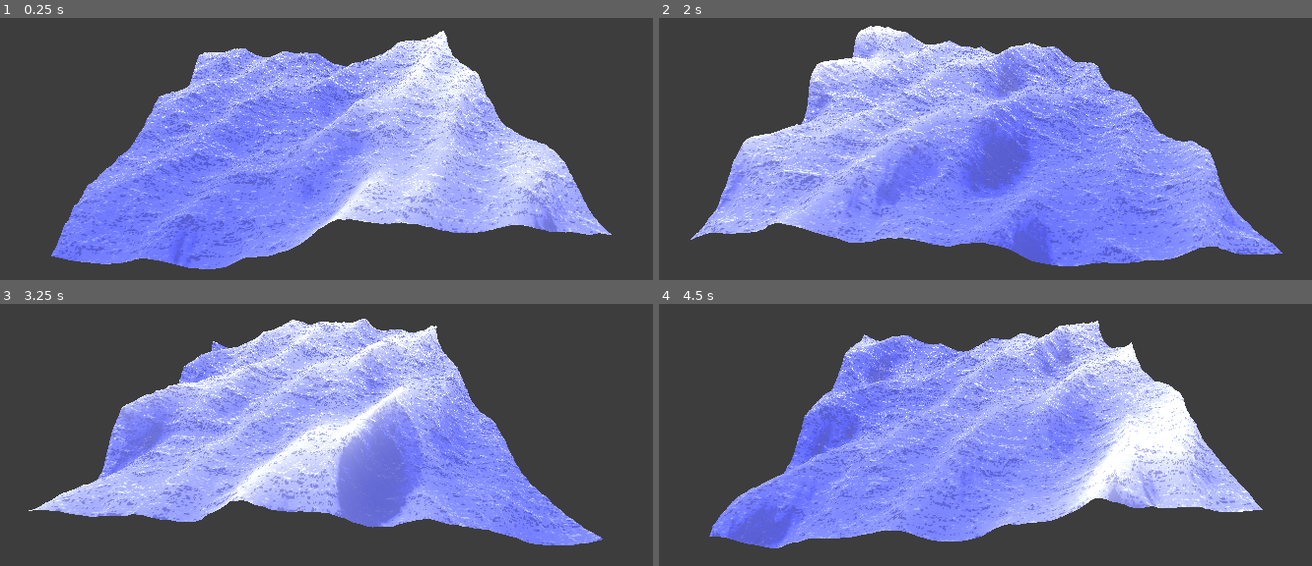
Above: before the commit, frames 1-4 (two rows, left to right).
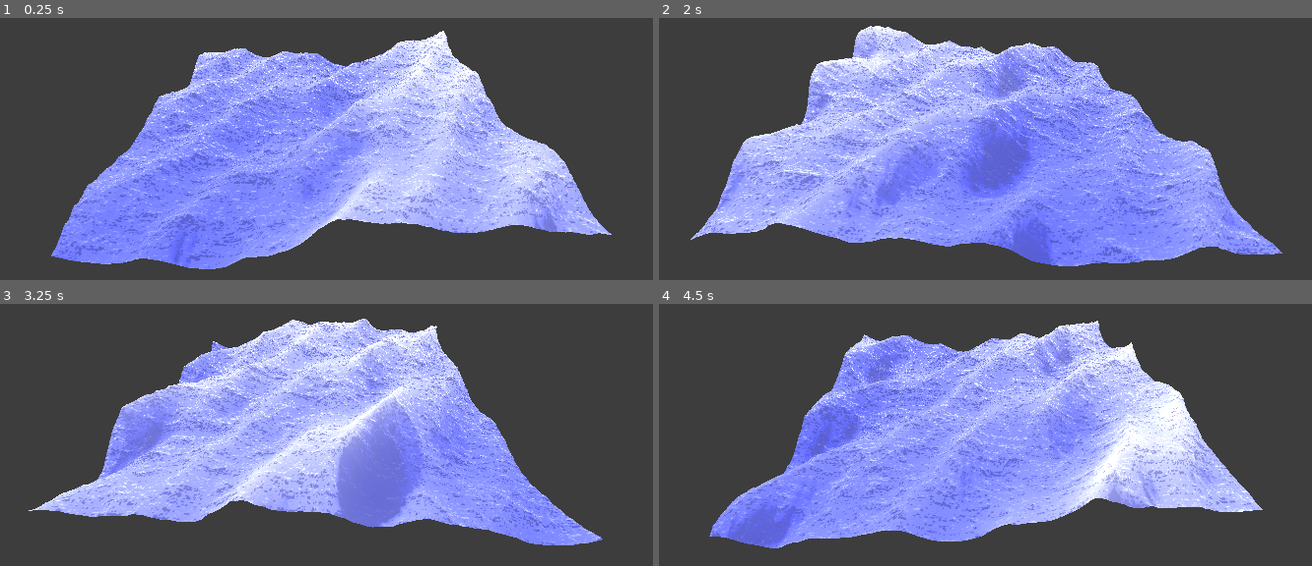
Above: after the commit, the same moments.

Repository: gersondekleuver/godot-gerstner-waves
Game: Godot game, scene res://stylized_ocean/stylized_ocean_scene.tscn
Two runs of this game, one before a commit and one after it. Both use one fixed random seed, a clock stepped at 60 frames per second and the inputs below. The project has no main scene, so this scene is started directly.
Inputs:
- Up to frame 1 (0.25 s): no input
- Up to frame 2 (2 s): no input
- Up to frame 3 (3.25 s): no input
- Up to frame 4 (4.5 s): no input

The runs differ from the first frame. In frame 2, less than 0.1% of the frame differs, in the area x 23-35%, y 3-21%; in frame 3, 0.1%; in frame 4, 0.4%, in the area x 65-81%, y 35-75%.

Commit message:
updated customizability

Diff:
--- a/godot-ocean-shader-collection-4.3/stylized_ocean/stylized_ocean_scene.tscn
+++ b/godot-ocean-shader-collection-4.3/stylized_ocean/stylized_ocean_scene.tscn
@@ -42,11 +42,12 @@
 shader = ExtResource("1_tsmva")
 shader_parameter/albedo = Color(0.19855, 0.233522, 0.780771, 1)
 shader_parameter/albedo_fresnel = Color(1, 1, 1, 1)
-shader_parameter/albedo_foam = Color(1, 1, 1, 1)
+shader_parameter/height_based_albedo = Color(1, 1, 1, 1)
 shader_parameter/roughness = 0.0
 shader_parameter/metallic = 0.2
 shader_parameter/fresnel_effect = 5.0
-shader_parameter/foam_settings = Vector2(2.5, 1.5)
+shader_parameter/height_based_color = true
+shader_parameter/height_based_color_settings = Vector2(3, 2)
 shader_parameter/normal_texture_speed_1 = 0.3
 shader_parameter/normal_texture_speed_2 = 0.3
 shader_parameter/normal_texture_dir_1 = Vector2(0, 2)
--- a/godot-ocean-shader-collection-4.3/stylized_ocean/visual_shaders/gerstner_wave.gdshader
+++ b/godot-ocean-shader-collection-4.3/stylized_ocean/visual_shaders/gerstner_wave.gdshader
@@ -3,13 +3,14 @@
 // Basic properties
 uniform vec3 albedo : source_color;
 uniform vec3 albedo_fresnel : source_color;
-uniform vec3 albedo_foam : source_color;
+uniform vec3 height_based_albedo : source_color;
 
 // Extra properties
 uniform float roughness : hint_range(0.0, 1.0) = 0;
 uniform float metallic : hint_range(0.0, 1.0) = 0.2;
 uniform float fresnel_effect : hint_range(3.0, 20, 0.5) = 5;
-uniform vec2 foam_settings = vec2(3.0,2.0);
+uniform bool height_based_color = true;
+uniform vec2 height_based_color_settings = vec2(3.0,2.0);
 
 // normal texture variables
 uniform sampler2D normal_texture_1;
@@ -129,10 +130,20 @@
 
 	float basic_fresnel = fresnel(fresnel_effect, NORMAL, VIEW);
 	vec3 surface_color = mix(albedo, albedo_fresnel, basic_fresnel);
-	vec3 final_color = mix(
-		albedo_foam, surface_color,
-		normalize(vec2(distance(height, foam_settings.x), foam_settings.y)).x
-	);
+	vec3 final_color;
+
+	// Simplistic heightbased color.
+	if (height_based_color){
+		final_color = mix(
+		height_based_albedo, surface_color,
+		normalize(vec2(distance(height, height_based_color_settings.x), height_based_color_settings.y)).x
+		);
+	}
+	else {
+		final_color = surface_color;
+	}
+
+	// TBA foam based on determinant.
 
 	ALBEDO = final_color;
 	METALLIC = metallic;
Not shown, changed: godot-ocean-shader-collection-4.3/stylized_ocean/README.md
